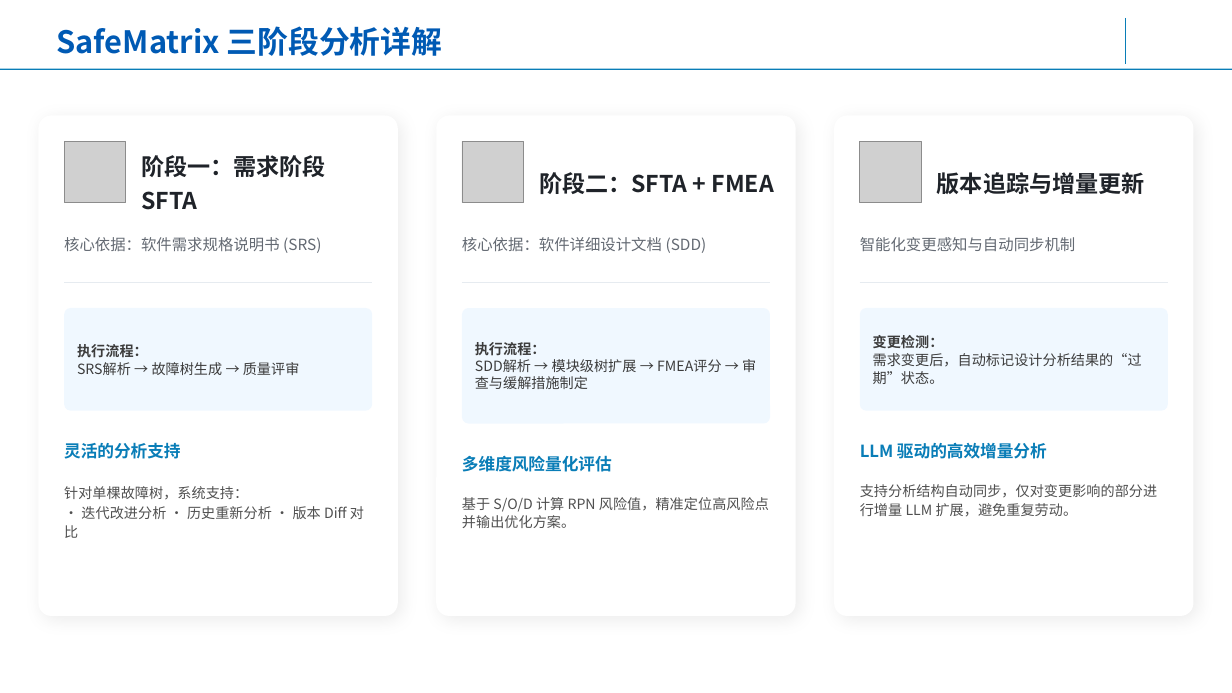
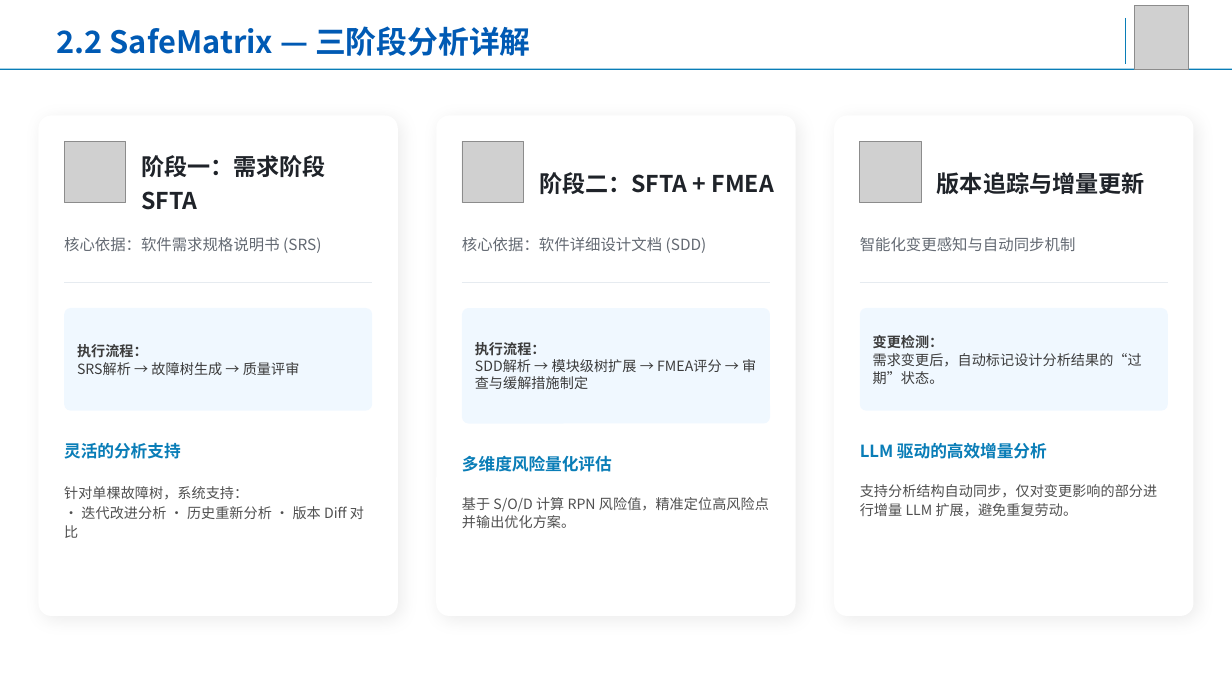
Before and after one commit to AgentForSE/.github, a slide deck: slide 11 of 基于AgentForSE五大智能体的装备软件智能研发平台-0.1.pptx (slide 14 before the commit). Drawn at 1232x693 pixels with LibreOffice and Linux fonts; fonts in the diff are those of the drawing; grey boxes stand for pictures; background and template pictures are left out. Boxes give left, top, right and bottom in pixels: in the first picture for what was removed or moved away, otherwise in the second. Text is boxed around its words. In the diff, an @@ line names an element or a change of style, - is before the commit and + after.

```diff
--- a/基于AgentForSE五大智能体的装备软件智能研发平台-0.1.pptx
+++ b/基于AgentForSE五大智能体的装备软件智能研发平台-0.1.pptx
@@ text at (56,26,531,56): text changed @@
-SafeMatrix 三阶段分析详解
+2.2 SafeMatrix — 三阶段分析详解
@@ picture added at (1135,6,1189,69) @@
```
Also in this commit, not shown: 24 other slides changed, 2 slides added, 14 slides removed.
